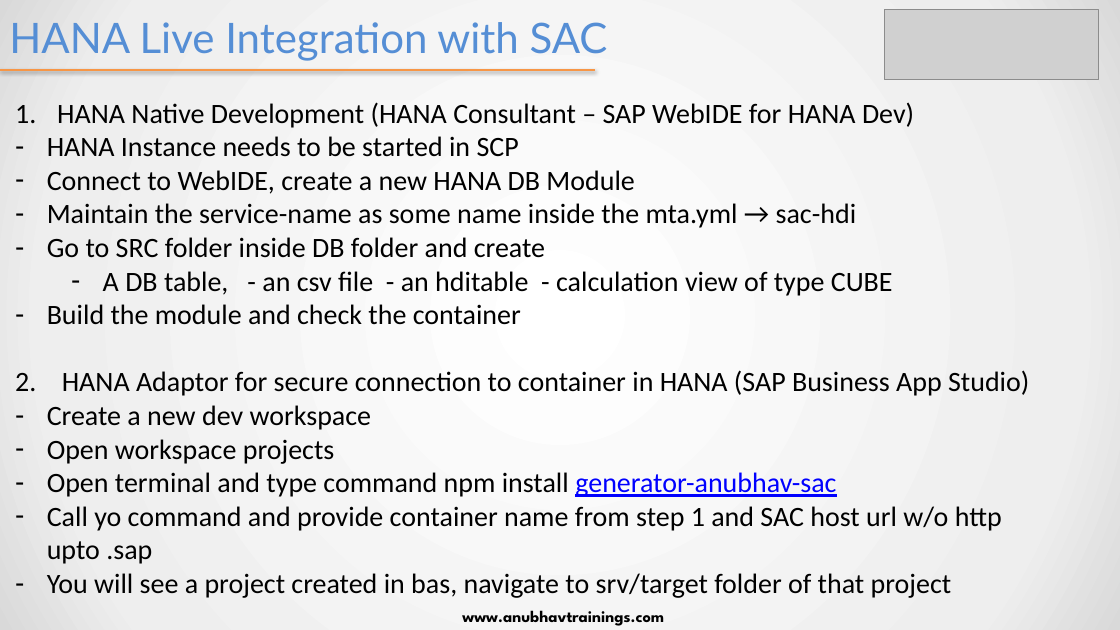
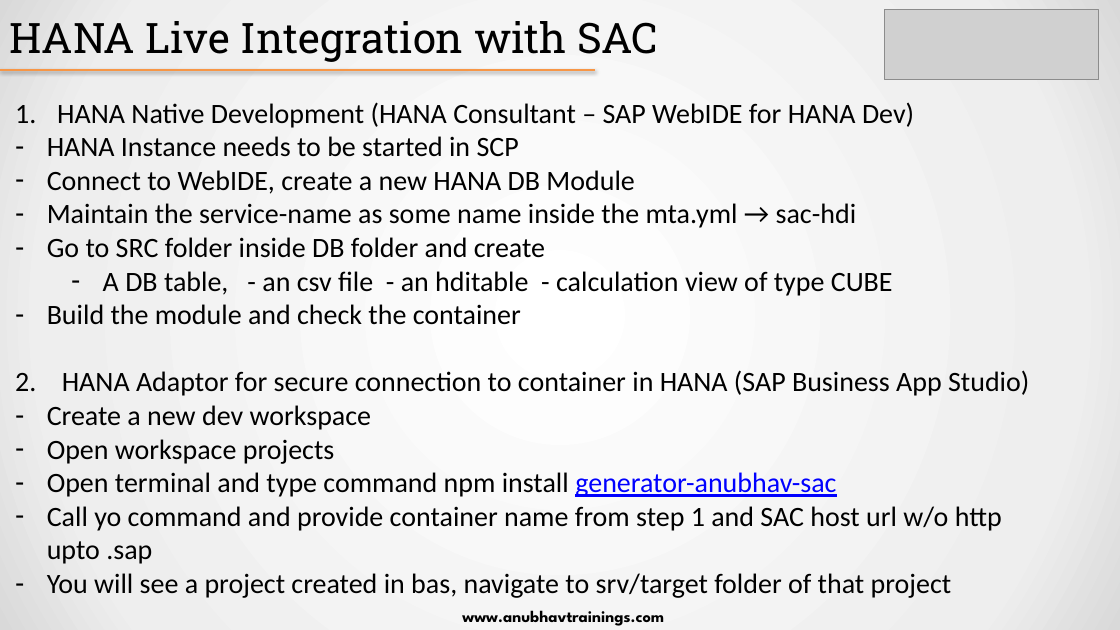
Before and after one commit to soyuztechnologies/SAC_SaamaTechnologies, a slide deck: slide 8 of day 12/SAC_Training Day 12.pptx (slide 5 before the commit). Drawn at 1120x630 pixels with LibreOffice and Linux fonts; fonts in the diff are those of the drawing; grey boxes stand for pictures. Boxes give left, top, right and bottom in pixels: in the first picture for what was removed or moved away, otherwise in the second. Text is boxed around its words. In the diff, an @@ line names an element or a change of style, - is before the commit and + after.

```diff
--- a/day 12/SAC_Training Day 12.pptx
+++ b/day 12/SAC_Training Day 12.pptx
@@ title "HANA Live Integration with SAC" at (9,21,658,62): font Lato to Roboto Slab, text colour #558ED5 to #000000 @@
```
Also in this commit, not shown: 5 other slides changed, 4 slides added, 1 slide removed, 6 other files.
